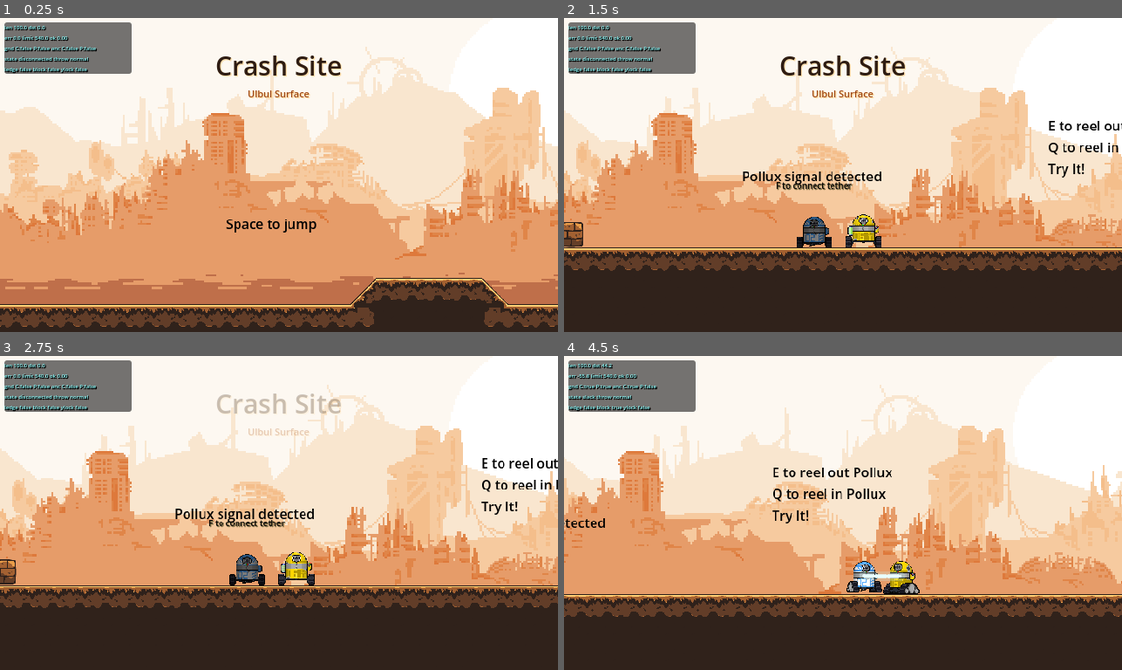
Above: before the commit, frames 1-4 (two rows, left to right).
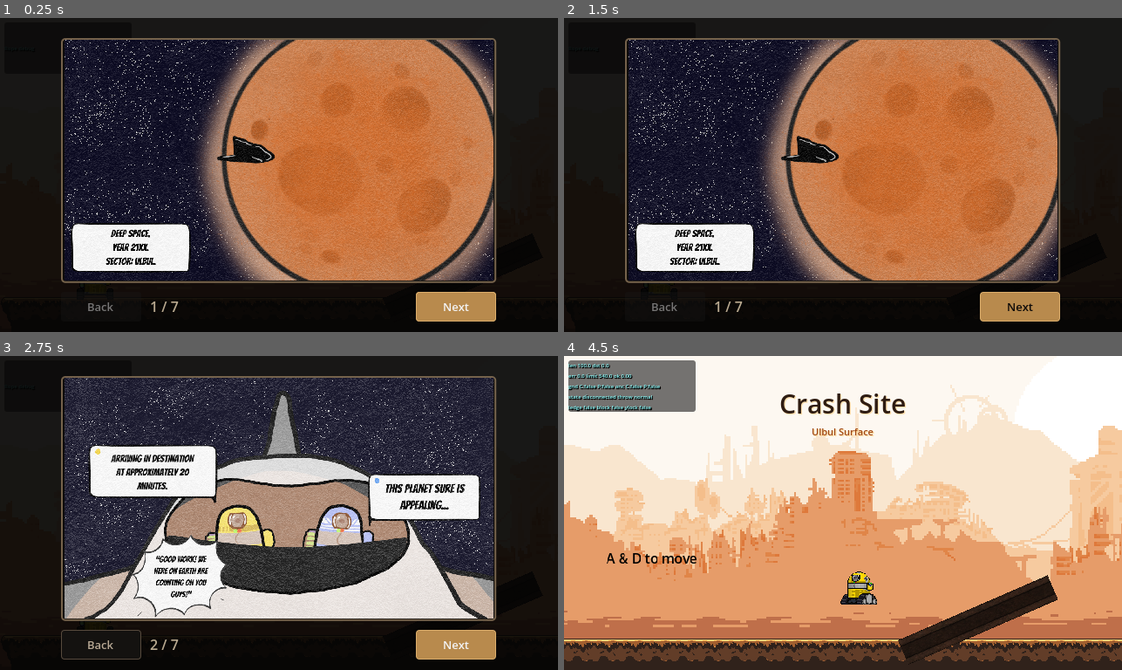
Above: after the commit, the same moments.

Repository: Bakwan-Company/Astro-Knot
Game: Godot game, scene res://levels/level_1_tutorial/Level1Tutorial.tscn
The game is run twice, just before and just after one commit, with the same random seed, the same clock (stepped at 60 frames per second) and the same inputs.
Inputs (mouse positions are in pixels of both pictures, inside the frame that each line leads up to):
- Up to frame 1 (0.25 s): no input
- Up to frame 2 (1.5 s): click (1021, 306) at 0.5 s, where only the run after the commit has a clickable "Next"; click (664, 306) at 1.25 s, where only the run after the commit has a clickable "Back"
- Up to frame 3 (2.75 s): click (457, 644) at 2 s, where only the run after the commit has a clickable "Next"
- Up to frame 4 (4.5 s): tap Enter (ui_accept) at 2.75, 3.05, 3.6 s; hold F (interact) 2.78-3.53 s; hold D (move_right) 2.78-4.28 s; tap Space (jump) at 3.02, 3.77 s; tap F (interact) at 3.8 s; hold A (move_left) from 4.28 s (still down); hold F (interact) from 4.28 s (still down)

The runs differ from the first frame. In frame 1, 98% of the frame differs, in the area x 0-100%, y 0-100%; in frame 2, 97%; in frame 3, 98%; in frame 4, 46%.

Commit message:
crashlanding scene done.

Diff:
--- /dev/null
+++ b/comics/level1/CrashLanding.tscn
@@ -0,0 +1,85 @@
+[gd_scene format=3 uid="uid://4tgu081leipe"]
+
+[ext_resource type="Script" uid="uid://cwyb0redtunxl" path="res://ui/comic_cutscene/comic_cutscene.gd" id="1_comic"]
+[ext_resource type="Texture2D" uid="uid://csrtame62onfm" path="res://asset/Comics/Level1/CrashLanding/Level1Panel1.png" id="2_ujxa6"]
+[ext_resource type="Texture2D" uid="uid://boyw4823mlpf2" path="res://asset/Comics/Level1/CrashLanding/Level1Panel2.png" id="3_j0lho"]
+[ext_resource type="Texture2D" uid="uid://3qjhu0bp6nyo" path="res://asset/Comics/Level1/CrashLanding/Level1Panel3.png" id="4_phmao"]
+[ext_resource type="Texture2D" uid="uid://cqbspj7j7if5a" path="res://asset/Comics/Level1/CrashLanding/Level1Panel4.png" id="5_n8ycf"]
+[ext_resource type="Texture2D" uid="uid://fhtcr7tey261" path="res://asset/Comics/Level1/CrashLanding/Level1Panel5.png" id="6_i2s02"]
+[ext_resource type="Texture2D" uid="uid://bc2yg2sh2d115" path="res://asset/Comics/Level1/CrashLanding/Level1Panel4-5.png" id="6_j0lho"]
+[ext_resource type="Texture2D" uid="uid://d0j0umiacmcry" path="res://asset/Comics/Level1/CrashLanding/Level1Panel6.png" id="7_i3ulk"]
+
+[node name="ComicCutscene" type="CanvasLayer" unique_id=447837178]
+process_mode = 3
+layer = 120
+script = ExtResource("1_comic")
+pages = Array[Texture2D]([ExtResource("2_ujxa6"), ExtResource("3_j0lho"), ExtResource("4_phmao"), ExtResource("5_n8ycf"), ExtResource("6_j0lho"), ExtResource("6_i2s02"), ExtResource("7_i3ulk")])
+
+[node name="Dimmer" type="ColorRect" parent="." unique_id=1988990970]
+anchors_preset = 15
+anchor_right = 1.0
+anchor_bottom = 1.0
+grow_horizontal = 2
+grow_vertical = 2
+color = Color(0.0156863, 0.0156863, 0.0156863, 0.92)
+
+[node name="Root" type="VBoxContainer" parent="." unique_id=597285972]
+anchors_preset = 15
+anchor_right = 1.0
+anchor_bottom = 1.0
+offset_left = 32.0
+offset_top = 24.0
+offset_right = -32.0
+offset_bottom = -22.0
+grow_horizontal = 2
+grow_vertical = 2
+theme_override_constants/separation = 10
+
+[node name="PageFrame" type="PanelContainer" parent="Root" unique_id=742552100]
+layout_mode = 2
+size_flags_vertical = 3
+
+[node name="PageTexture" type="TextureRect" parent="Root/PageFrame" unique_id=956619482]
+layout_mode = 2
+expand_mode = 1
+stretch_mode = 5
+
+[node name="CaptionPanel" type="PanelContainer" parent="Root" unique_id=1915240689]
+visible = false
+layout_mode = 2
+
+[node name="Margin" type="MarginContainer" parent="Root/CaptionPanel" unique_id=1146044166]
+layout_mode = 2
+theme_override_constants/margin_left = 14
+theme_override_constants/margin_top = 10
+theme_override_constants/margin_right = 14
+theme_override_constants/margin_bottom = 10
+
+[node name="CaptionLabel" type="Label" parent="Root/CaptionPanel/Margin" unique_id=126727221]
+layout_mode = 2
+text = "Caption"
+autowrap_mode = 3
+
+[node name="Footer" type="HBoxContainer" parent="Root" unique_id=1402054004]
+layout_mode = 2
+theme_override_constants/separation = 10
+alignment = 2
+
+[node name="PreviousButton" type="Button" parent="Root/Footer" unique_id=913693199]
+layout_mode = 2
+text = "Back"
+
+[node name="PageCounter" type="Label" parent="Root/Footer" unique_id=1853642143]
+layout_mode = 2
+size_flags_horizontal = 3
+text = "1 / 1"
+vertical_alignment = 1
+
+[node name="SkipButton" type="Button" parent="Root/Footer" unique_id=1122296355]
+visible = false
+layout_mode = 2
+text = "Skip"
+
+[node name="NextButton" type="Button" parent="Root/Footer" unique_id=1217584097]
+layout_mode = 2
+text = "Next"
--- a/interactables/level_exit/level_exit.gd
+++ b/interactables/level_exit/level_exit.gd
@@ -20,6 +20,9 @@
 @export var confirm_window_scene: PackedScene = DEFAULT_CONFIRM_WINDOW
 @export var prompt_label_path: NodePath = NodePath("PromptLabel")
 @export var next_level_scene_path: String = ""
+@export_group("Comic Cutscene")
+@export var play_comic_before_exit: bool = false
+@export var comic_cutscene_scene: PackedScene
 @export_group("Actors")
 @export var handle_actor_sequence: bool = true
 @export var castor_path: NodePath
@@ -55,11 +58,13 @@
 var confirm_window: Node
 var prompt_label: Label
 var exit_sprite: Sprite2D
+var active_comic_cutscene: CanvasLayer
 var castor: CharacterBody2D
 var pollux: RigidBody2D
 var rope_manager: Node
 var camera: Camera2D
 var actor_sequence_active: bool = false
+var exit_flow_active: bool = false
 var actor_sequence_direction: int = 0
 var actor_sequence_speed: float = 0.0
 var was_rope_physics_processing: bool = false
@@ -104,6 +109,9 @@
 
 	_update_actor_sequence_animation_state()
 
+	if exit_flow_active:
+		return
+
 	if not confirm_open:
 		if player_in_range and Input.is_action_just_pressed("interact"):
 			open_confirm()
@@ -131,6 +139,10 @@
 	var has_external_handler := not get_signal_connection_list(&"exit_confirmed").is_empty()
 	close_confirm()
 	exit_confirmed.emit()
+
+	if play_comic_before_exit and comic_cutscene_scene != null:
+		_play_exit_comic_cutscene()
+		return
 
 	if handle_actor_sequence:
 		_play_actor_sequence(1, finish_walk_distance, finish_walk_time, true)
@@ -197,6 +209,26 @@
 	if confirm_window.has_signal("canceled"):
 		confirm_window.connect("canceled", Callable(self, "cancel"))
 	add_child(confirm_window)
+
+func _play_exit_comic_cutscene() -> void:
+	exit_flow_active = true
+	active_comic_cutscene = comic_cutscene_scene.instantiate() as CanvasLayer
+	if active_comic_cutscene == null:
+		_continue_exit_after_comic()
+		return
+
+	if active_comic_cutscene.has_signal("finished"):
+		active_comic_cutscene.connect("finished", _continue_exit_after_comic)
+	get_tree().current_scene.add_child(active_comic_cutscene)
+
+func _continue_exit_after_comic() -> void:
+	active_comic_cutscene = null
+	exit_flow_active = false
+
+	if handle_actor_sequence:
+		_play_actor_sequence(1, finish_walk_distance, finish_walk_time, true)
+	elif next_level_scene_path != "" and ResourceLoader.exists(next_level_scene_path):
+		get_tree().change_scene_to_file(next_level_scene_path)
 
 func _play_actor_sequence(direction: int, distance: float, duration: float, change_level_after: bool) -> void:
 	if castor == null or pollux == null:
--- a/levels/level_1_tutorial/Level1Tutorial.tscn
+++ b/levels/level_1_tutorial/Level1Tutorial.tscn
@@ -27,6 +27,7 @@
 [ext_resource type="Texture2D" uid="uid://hcire8kksdo5" path="res://asset/Platfromer/lv1/Background/5.png" id="25_ylfrx"]
 [ext_resource type="Script" uid="uid://vsw6m6isf1qt" path="res://levels/level_1_tutorial/level_1_tutorial.gd" id="26_tutorial"]
 [ext_resource type="PackedScene" path="res://interactables/level_exit/LevelExit.tscn" id="28_382gh"]
+[ext_resource type="PackedScene" uid="uid://4tgu081leipe" path="res://comics/level1/CrashLanding.tscn" id="28_ylfrx"]
 
 [sub_resource type="TileSetAtlasSource" id="TileSetAtlasSource_itto2"]
 texture = ExtResource("4_edq6o")
@@ -148,6 +149,8 @@
 area_title_hold_time = 2.0
 area_title_fade_time = 1.0
 
+[node name="ComicCutscene" parent="." unique_id=447837178 instance=ExtResource("28_ylfrx")]
+
 [node name="Background" type="Node" parent="." unique_id=723496869]
 
 [node name="BG_1_Sky" type="Parallax2D" parent="Background" unique_id=1436426537]
@@ -234,7 +237,7 @@
 texture = ExtResource("1_ma6cf")
 
 [node name="Castor" parent="." unique_id=583974566 instance=ExtResource("1_castor")]
-position = Vector2(2195, 91)
+position = Vector2(94, 186)
 
 [node name="Pollux" parent="." unique_id=990800502 instance=ExtResource("2_pollux")]
 position = Vector2(2136, 184)
@@ -347,6 +350,7 @@
 [node name="LevelExit" parent="." unique_id=1578466031 instance=ExtResource("28_382gh")]
 position = Vector2(7824, 52)
 open_confirm_on_body_entered = true
+play_comic_before_exit = null
 cancel_walk_distance = 90.0
 
 [node name="Camera2D" type="Camera2D" parent="." unique_id=1929636986 node_paths=PackedStringArray("castor", "pollux")]
--- a/ui/comic_cutscene/ComicCutscene.tscn
+++ b/ui/comic_cutscene/ComicCutscene.tscn
@@ -19,17 +19,18 @@
 anchors_preset = 15
 anchor_right = 1.0
 anchor_bottom = 1.0
-offset_left = 32.0
-offset_top = 24.0
-offset_right = -32.0
+offset_left = 112.0
+offset_top = 32.0
+offset_right = -112.0
 offset_bottom = -22.0
 grow_horizontal = 2
 grow_vertical = 2
 theme_override_constants/separation = 10
 
 [node name="PageFrame" type="PanelContainer" parent="Root"]
+custom_minimum_size = Vector2(1280, 720)
 layout_mode = 2
-size_flags_vertical = 3
+size_flags_vertical = 4
 
 [node name="PageTexture" type="TextureRect" parent="Root/PageFrame"]
 layout_mode = 2
--- a/ui/comic_cutscene/comic_cutscene.gd
+++ b/ui/comic_cutscene/comic_cutscene.gd
@@ -14,8 +14,13 @@
 @export var previous_text: String = "Back"
 @export var skip_text: String = "Skip"
 @export var finish_text: String = "Done"
+@export var page_aspect_ratio: float = 16.0 / 9.0
+@export_range(0.5, 1.0) var page_width_ratio: float = 0.84
+@export_range(0.5, 1.0) var page_height_ratio: float = 0.78
 
 @onready var dimmer: ColorRect = $Dimmer
+@onready var root: VBoxContainer = $Root
+@onready var page_frame: PanelContainer = $Root/PageFrame
 @onready var page_texture: TextureRect = $Root/PageFrame/PageTexture
 @onready var caption_panel: PanelContainer = $Root/CaptionPanel
 @onready var caption_label: Label = $Root/CaptionPanel/Margin/CaptionLabel
@@ -38,7 +43,9 @@
 	previous_button.pressed.connect(previous_page)
 	next_button.pressed.connect(next_page)
 	skip_button.pressed.connect(skip)
+	get_viewport().size_changed.connect(_fit_page_frame)
 	_apply_style()
+	_fit_page_frame()
 	_refresh_page()
 	next_button.grab_focus()
 
@@ -122,7 +129,7 @@
 	page_style.corner_radius_top_right = 4
 	page_style.corner_radius_bottom_left = 4
 	page_style.corner_radius_bottom_right = 4
-	$Root/PageFrame.add_theme_stylebox_override("panel", page_style)
+	page_frame.add_theme_stylebox_override("panel", page_style)
 
 	var caption_style := StyleBoxFlat.new()
 	caption_style.bg_color = Color(0.03, 0.027, 0.023, 0.92)
@@ -164,3 +171,21 @@
 	button.add_theme_stylebox_override("hover", style)
 	button.add_theme_stylebox_override("pressed", style)
 	button.add_theme_stylebox_override("focus", style)
+
+func _fit_page_frame() -> void:
+	var viewport_size := get_viewport().get_visible_rect().size
+	var max_width := viewport_size.x * page_width_ratio
+	var max_height := viewport_size.y * page_height_ratio
+	var frame_width := max_width
+	var frame_height := frame_width / page_aspect_ratio
+
+	if frame_height > max_height:
+		frame_height = max_height
+		frame_width = frame_height * page_aspect_ratio
+
+	root.offset_left = (viewport_size.x - frame_width) * 0.5
+	root.offset_right = -root.offset_left
+	root.offset_top = maxf((viewport_size.y - frame_height) * 0.42, 18.0)
+	root.offset_bottom = -22.0
+	page_frame.custom_minimum_size = Vector2(frame_width, frame_height)
+	page_frame.size_flags_vertical = Control.SIZE_SHRINK_CENTER
Binary file added: asset/Comics/Level1/CrashLanding/Level1Panel1.png
Not shown, added: asset/Comics/Level1/CrashLanding/Level1Panel1.png.import
Binary file added: asset/Comics/Level1/CrashLanding/Level1Panel2.png
Not shown, added: asset/Comics/Level1/CrashLanding/Level1Panel2.png.import
Binary file added: asset/Comics/Level1/CrashLanding/Level1Panel3.png
Not shown, added: asset/Comics/Level1/CrashLanding/Level1Panel3.png.import
Binary file added: asset/Comics/Level1/CrashLanding/Level1Panel4-5.png
Not shown, added: asset/Comics/Level1/CrashLanding/Level1Panel4-5.png.import
Binary file added: asset/Comics/Level1/CrashLanding/Level1Panel4.png
Not shown, added: asset/Comics/Level1/CrashLanding/Level1Panel4.png.import
Binary file added: asset/Comics/Level1/CrashLanding/Level1Panel5.png
Not shown, added: asset/Comics/Level1/CrashLanding/Level1Panel5.png.import
(and 2 more such lines)
